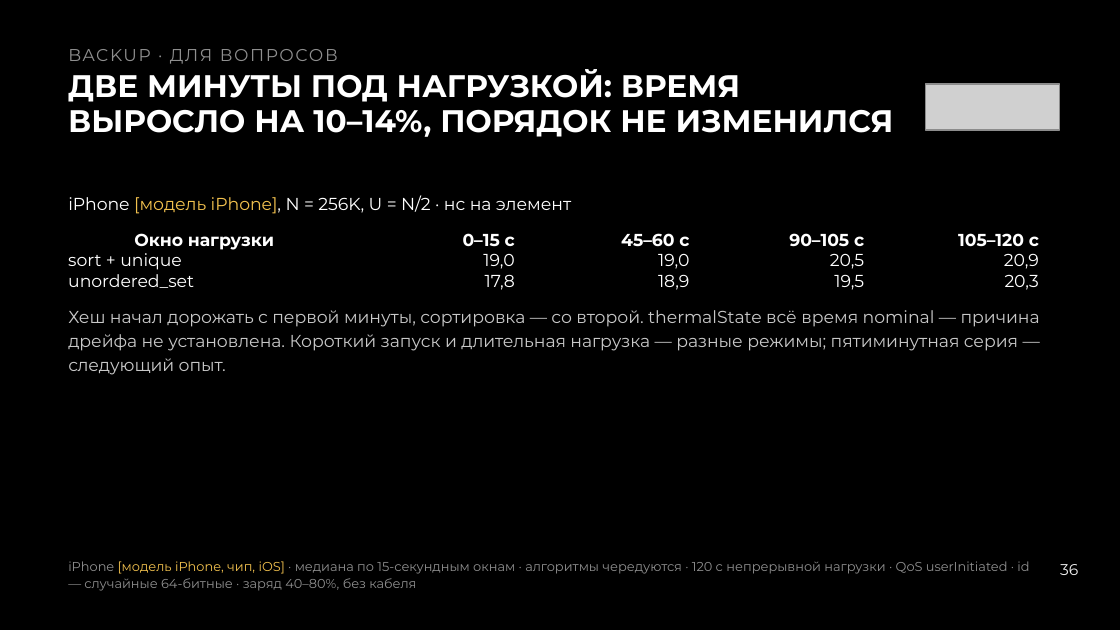
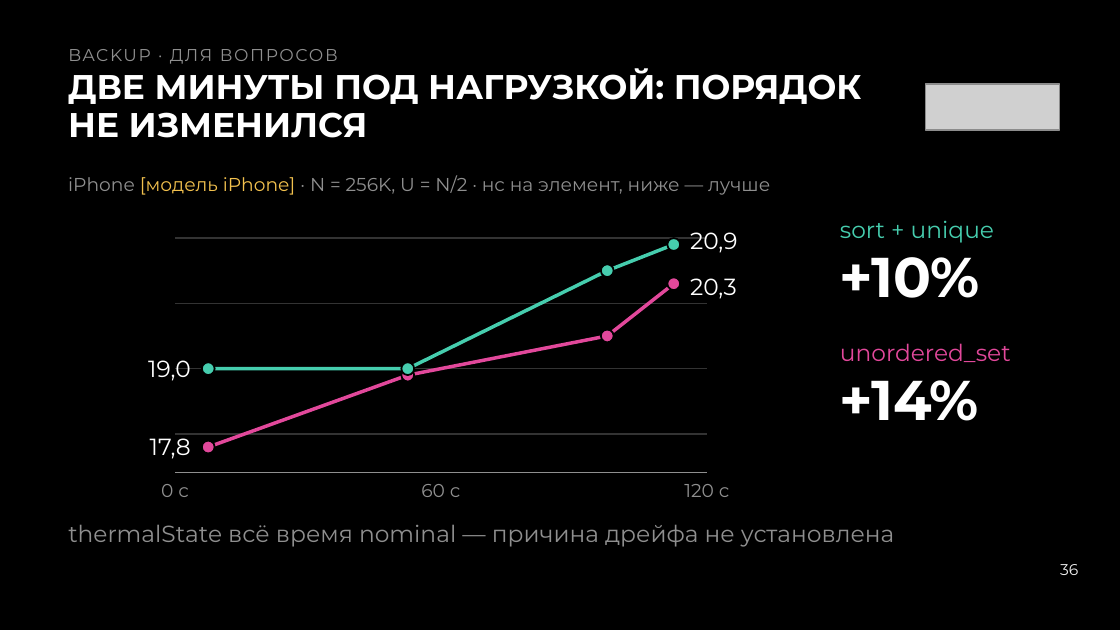
Before and after one commit to Neoron95/conference-hardfest-algorithms, a slide deck: slide 36 of prep/deck/hardfest2026_deck.pptx. Drawn at 1120x630 pixels with LibreOffice and Linux fonts; fonts in the diff are those of the drawing; grey boxes stand for pictures. Boxes give left, top, right and bottom in pixels: in the first picture for what was removed or moved away, otherwise in the second. Text is boxed around its words. In the diff, an @@ line names an element or a change of style, - is before the commit and + after.

```diff
--- a/prep/deck/hardfest2026_deck.pptx
+++ b/prep/deck/hardfest2026_deck.pptx
@@ text at [68, 68, 862, 138]: text changed; size 20 to 22 pt @@
-ДВЕ МИНУТЫ ПОД НАГРУЗКОЙ: ВРЕМЯ ВЫРОСЛО НА 10–14%, ПОРЯДОК НЕ ИЗМЕНИЛСЯ
+ДВЕ МИНУТЫ ПОД НАГРУЗКОЙ: ПОРЯДОК НЕ ИЗМЕНИЛСЯ
@@ text at [68, 175, 770, 195]: text changed; size 11 to 12 pt; text colour #FFFFFF to #8F8F8F @@
-iPhone [модель iPhone], N = 256K, U = N/2 · нс на элемент
+iPhone [модель iPhone] · N = 256K, U = N/2 · нс на элемент, ниже — лучше
@@ text removed at [134, 233, 274, 250] @@
-Окно нагрузки
@@ group added at [175, 237, 707, 473]: 8 ellipses, 7 freeform shapes @@
@@ text "20,9" at [690, 232, 738, 253]: size 11 to 15 pt; alignment right to left; line spacing 13.5pt to 19.5pt @@
@@ text "20,9": place and size @@
-text "20,9" at [1004, 253, 1039, 269]
+text "20,9" at [690, 232, 738, 253]
@@ text removed at [789, 233, 864, 247] @@
-90–105 с
@@ text "sort + unique": place and size @@
-text "sort + unique" at [68, 253, 182, 270]
+text "sort + unique" at [840, 221, 994, 243]
@@ text "sort + unique" at [840, 221, 994, 243]: size 11 to 15 pt, text colour #FFFFFF to #46CDAE; line spacing 13.5pt to 18.8pt @@
@@ text removed at [658, 254, 689, 269] @@
-19,0
@@ text removed at [830, 253, 864, 269] @@
-20,5
@@ text added at [840, 257, 980, 298], 36 pt, text #FFFFFF, bold @@
++10%
@@ text removed at [658, 274, 689, 290] @@
-18,9
@@ text "20,3": place and size @@
-text "20,3" at [1005, 275, 1039, 290]
+text "20,3" at [690, 278, 737, 299]
@@ text "20,3" at [690, 278, 737, 299]: size 11 to 15 pt; alignment right to left; line spacing 13.5pt to 19.5pt @@
@@ text removed at [834, 274, 864, 290] @@
-19,5
@@ text removed at [68, 310, 1040, 375] @@
-Хеш начал дорожать с первой минуты, сортировка — со второй. thermalState всё время nominal — причина дрейфа не установлена. Короткий запуск и длительная нагрузка — разные режимы; пятиминутная серия — следующий опыт.
@@ text "19,0": place and size @@
-text "19,0" at [483, 253, 514, 269]
+text "19,0" at [148, 360, 190, 381]
@@ text "19,0" at [148, 360, 190, 381]: size 11 to 15 pt; line spacing 13.5pt to 19.5pt @@
@@ text "unordered_set": place and size @@
-text "unordered_set" at [68, 274, 194, 288]
+text "unordered_set" at [840, 343, 1011, 362]
@@ text "unordered_set" at [840, 343, 1011, 362]: size 11 to 15 pt, text colour #FFFFFF to #E2489B; line spacing 13.5pt to 18.8pt @@
@@ text added at [840, 380, 979, 421], 36 pt, text #FFFFFF, bold @@
++14%
@@ text "17,8" at [150, 433, 191, 459]: size 11 to 15 pt; line spacing 13.5pt to 19.5pt @@
@@ text "17,8": place and size @@
-text "17,8" at [485, 274, 515, 290]
+text "17,8" at [150, 433, 191, 459]
@@ text at [161, 484, 189, 497]: text changed; size 11 to 12 pt; text colour #FFFFFF to #8F8F8F; bold off @@
-0–15 с
+0 с
@@ text at [421, 484, 461, 497]: text changed; size 11 to 12 pt; text colour #FFFFFF to #8F8F8F; bold off @@
-45–60 с
+60 с
@@ text at [684, 484, 730, 497]: text changed; size 11 to 12 pt; text colour #FFFFFF to #8F8F8F; bold off @@
-105–120 с
+120 с
@@ text added at [68, 524, 894, 547], 15 pt, text #8F8F8F @@
+thermalState всё время nominal — причина дрейфа не установлена
@@ text removed at [68, 561, 1029, 591] @@
-iPhone [модель iPhone, чип, iOS] · медиана по 15-секундным окнам · алгоритмы чередуются · 120 с непрерывной нагрузки · QoS userInitiated · id — случайные 64-битные · заряд 40–80%, без кабеля
```
Also in this commit, not shown: 45 other slides changed, 1 slide added, 1 slide removed, 3 other files.
